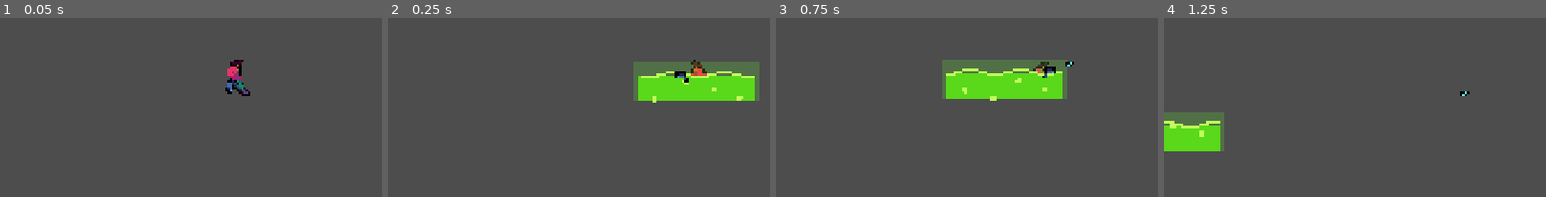
Above: before the commit, frames 1-4 (left to right).
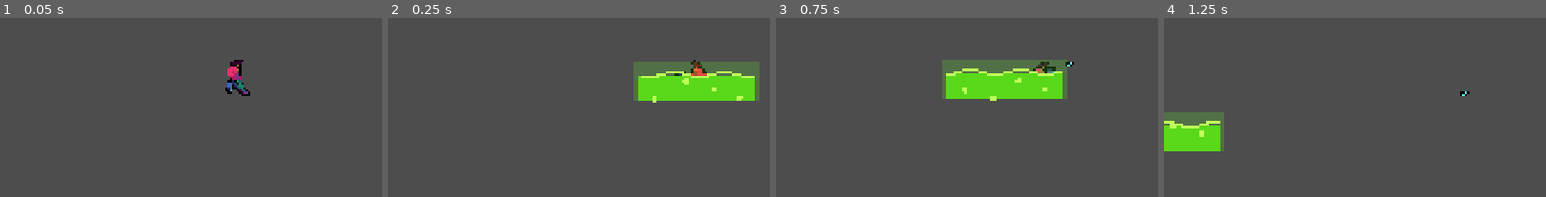
Above: after the commit, the same moments.

Repository: jross-iscteiul/gamejam2026
Game: Godot game, scene res://tests/hazard_test/test_hazards.tscn
Same seed, same stepped clock (60 frames per second), same inputs: the game is played once before the commit and once after it. This scene is started directly instead of the project's main scene. Sound files missing from this copy of the repository are replaced by a short silence.
Inputs (mouse positions are % of the whole screen's width and height, from its top left):
- Up to frame 1 (0.05 s): no input
- Up to frame 2 (0.25 s): no input
- Up to frame 3 (0.75 s): tap Enter at 0.5 s; move the mouse to (72, 54) at 0.52 s; hold D (move_right) from 0.53 s (still down); tap Shift (dash) at 0.6 s; click (72, 54) at 0.67 s
- Up to frame 4 (1.25 s): keep holding D (move_right); tap Space (jump) at 0.77 s
The pictures show only the part of the screen within x 20-70%, y 43-93%; the shares and areas given below are measured in that part.

Frame 1 is identical in both runs. In frame 2, 0.1% of the frame differs, in the area x 75-79%, y 29-37%; in frame 3, 0.2%, in the area x 69-77%, y 24-34%; in frame 4, nothing differs.

Commit message:
[game logic] intro runs with infinite energy only

Diff:
--- a/objects/hazards/pool.gd
+++ b/objects/hazards/pool.gd
@@ -1,6 +1,7 @@
 @tool
 extends Hazard
-## Liquid pool: lava (instant death) or toxic waste (1 HP each time invincibility runs out).
+## Liquid pool: lava (instant death) or toxic waste (`damage` HP each time invincibility runs out;
+## toxic.tscn uses 2 and draws in front of the player, who wades through it).
 ## Origin = top-left of the pool; the generator sets `size` from a run of map cells.
 
 enum Kind { LAVA, TOXIC }
@@ -15,13 +16,16 @@
 @export var size := Vector2(128, 32)
 ## Off = looks only (pit bottoms, where the Pit trigger already resets the player).
 @export var damaging := true
+## HP per hit for toxic waste (lava always kills).
+@export var damage := 1.0
 
 
 func _ready() -> void:
 	if Engine.is_editor_hint() or not damaging:
 		return
 	var liquid := Vector2(size.x - 4.0, size.y - SURFACE)
-	make_hitbox(rect(liquid), Vector2(size.x / 2.0, SURFACE + liquid.y / 2.0), self, kind == Kind.LAVA)
+	var hitbox := make_hitbox(rect(liquid), Vector2(size.x / 2.0, SURFACE + liquid.y / 2.0), self, kind == Kind.LAVA)
+	hitbox.damage = damage
 
 
 func _draw() -> void:
--- a/objects/hazards/toxic.tscn
+++ b/objects/hazards/toxic.tscn
@@ -3,5 +3,7 @@
 [ext_resource type="Script" path="res://objects/hazards/pool.gd" id="1"]
 
 [node name="Toxic" type="Node2D"]
+z_index = 1
 script = ExtResource("1")
 kind = 1
+damage = 2.0
--- a/tests/hazard_test/test_hazards.gd
+++ b/tests/hazard_test/test_hazards.gd
@@ -99,6 +99,9 @@
 			_place(Vector2(208, -20))
 		[0, 70]:
 			_check(hits == 2, "toxic: 2 hits in 1.0 s while standing in it (got %d)" % hits)
+			_check(health.max_health - health.current == 4.0, "toxic: 2 damage per hit (lost %d HP)" % (health.max_health - health.current))
+			var toxic := get_children().filter(func(n: Node) -> bool: return n.scene_file_path == TOXIC.resource_path)[0] as Node2D
+			_check(toxic.z_index > player.z_index, "toxic: drawn in front of the player")
 			_place(Vector2(600, -20))
 		[0, 75]: # overlaps update one physics step after a teleport
 			hits = 0
